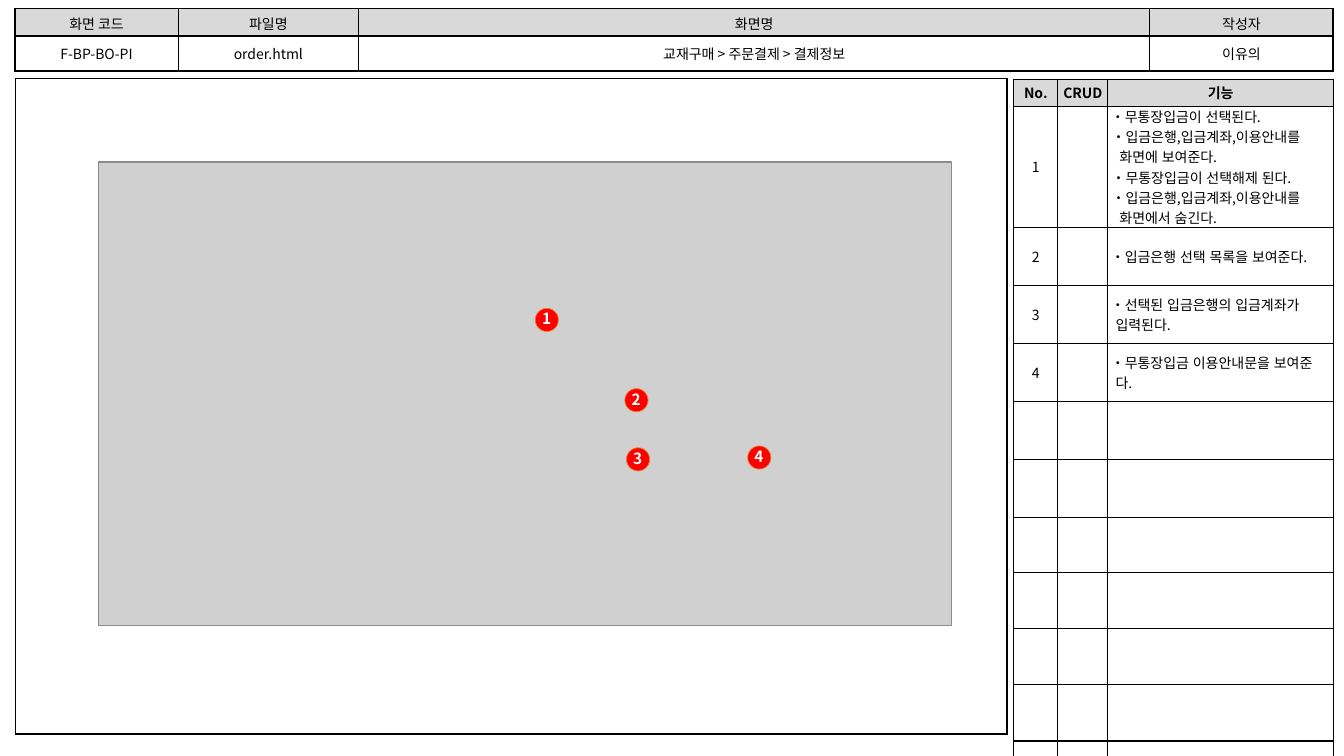
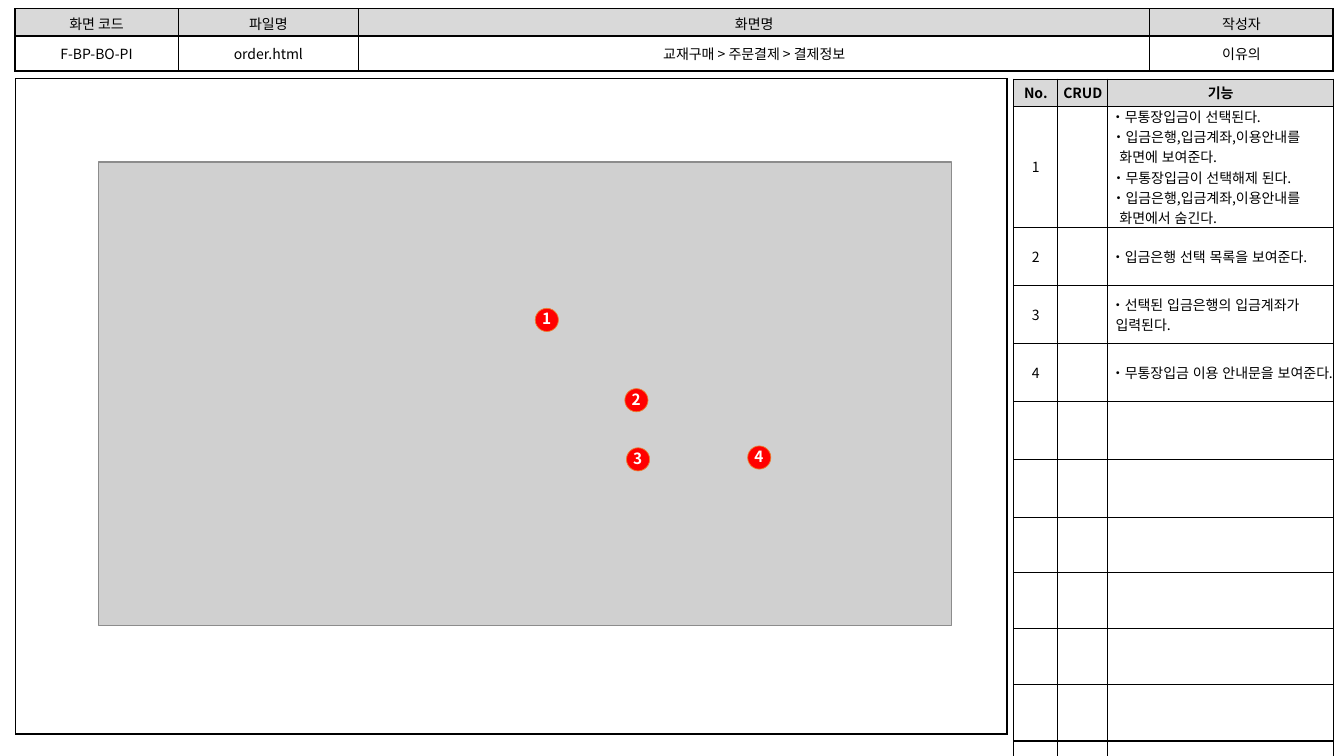
Before and after one commit to index506/cosmo6th_3thGroup, a slide deck: slide 4 of 3rd_Project/Member/Lee/기능,화면,테스트 문서/3th_Project_화면 설계도(이유의).pptx. Drawn at 1344x756 pixels with LibreOffice and Linux fonts; fonts in the diff are those of the drawing; grey boxes stand for pictures. Boxes give left, top, right and bottom in pixels: in the first picture for what was removed or moved away, otherwise in the second. Text is boxed around its words. In the diff, an @@ line names an element or a change of style, - is before the commit and + after.

```diff
--- a/3rd_Project/Member/Lee/기능,화면,테스트 문서/3th_Project_화면 설계도(이유의).pptx
+++ b/3rd_Project/Member/Lee/기능,화면,테스트 문서/3th_Project_화면 설계도(이유의).pptx
@@ table at bbox=[1014, 80, 1335, 756] @@
-row 5, column 3: ・무통장입금 이용안내문을 보여준 / 다.
+row 5, column 3: ・무통장입금 이용 안내문을 보여준다.
```
Also in this commit, not shown: 8 other slides changed, 7 other files.
